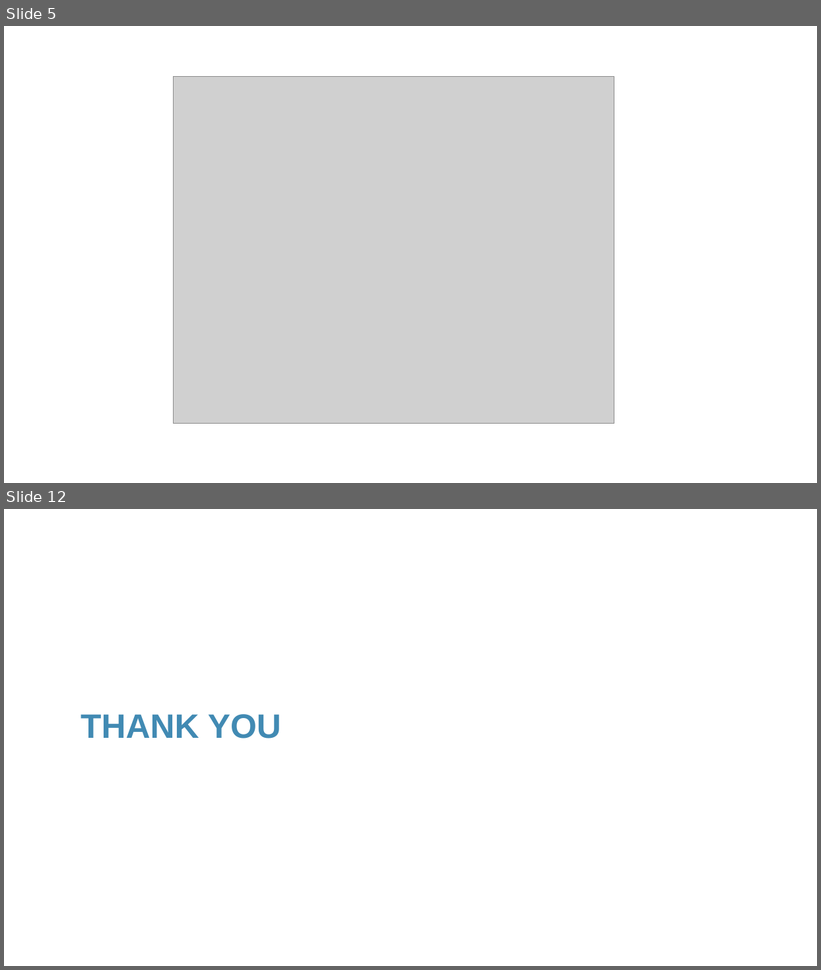
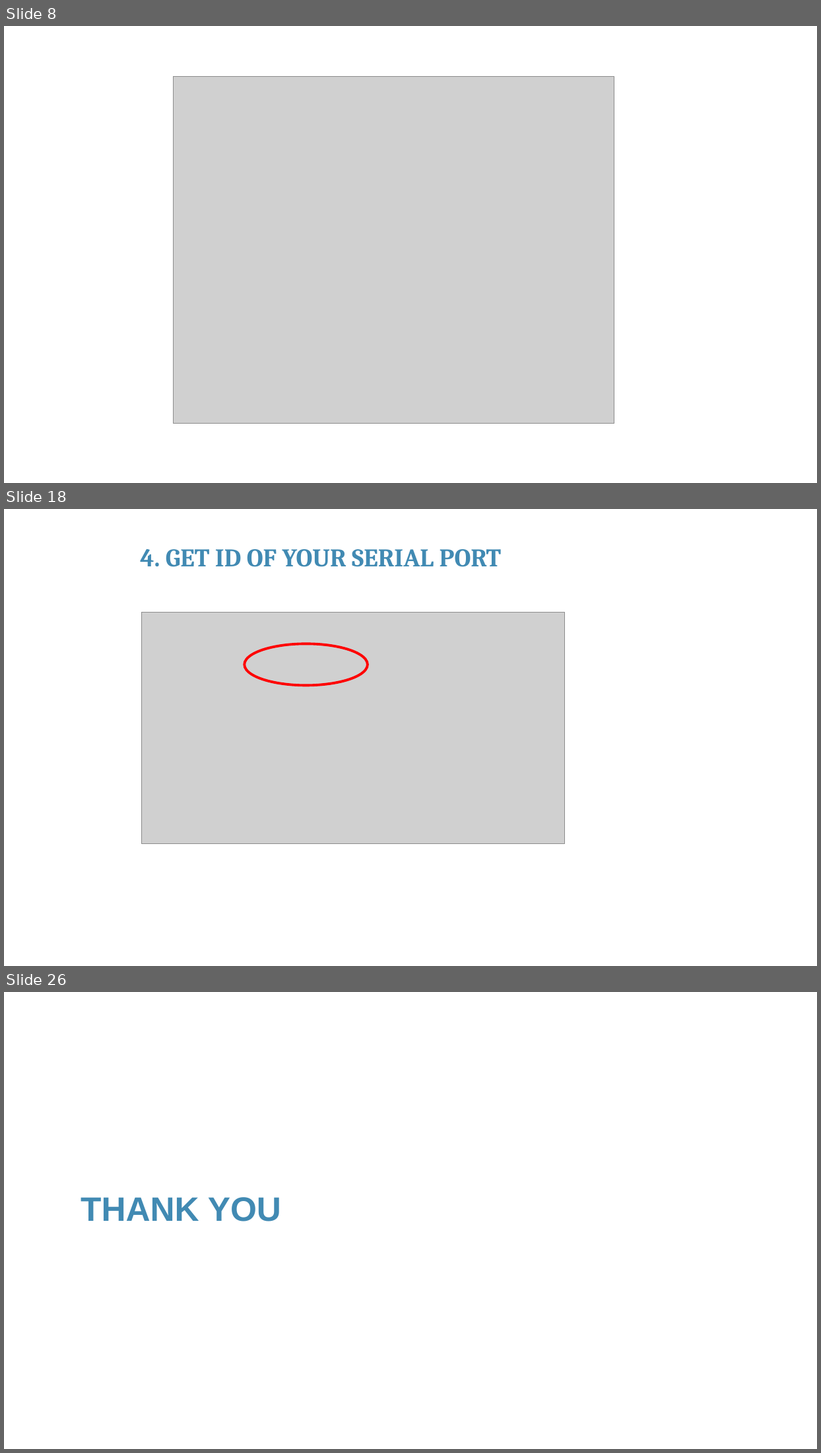
Before and after one commit to franckalbinet/iot-nbtc-itu, a slide deck: presentations/session-3-building-iot-products-programming-aspects.pptx. Shown one above the other, each under a label of ours: slides 5 and 12 before the commit, slides 8, 18 and 26 after it; the slides between them are not shown. The pictures are 821x970 and 821x1453 pixels, drawn with LibreOffice and Linux fonts; fonts in the diff are those of the drawing; grey boxes stand for pictures; background and template pictures are left out. Boxes give left, top, right and bottom in pixels: in the first picture for what was removed or moved away, otherwise in the second. Text is boxed around its words. In the diff, an @@ line names an element or a change of style, - is before the commit and + after.

```diff
--- a/presentations/session-3-building-iot-products-programming-aspects.pptx
+++ b/presentations/session-3-building-iot-products-programming-aspects.pptx
@@ slide 18 added at (x1=4, y1=509, x2=817, y2=966), background #FFFFFF @@
@@ text added at (x1=140, y1=549, x2=501, y2=567), 30 pt, text #418AB3, bold @@
+4. GET ID OF YOUR SERIAL PORT
@@ picture added at (x1=142, y1=612, x2=565, y2=844) @@
@@ ellipse added at (x1=244, y1=644, x2=368, y2=685), outline #FF0000 3 pt @@
@@ what was slide 5 is now slide 8 @@
@@ what was slide 12 is now slide 26 @@
```
Also in this commit, not shown: 3 slides changed, 18 other slides added, 5 slides removed.
